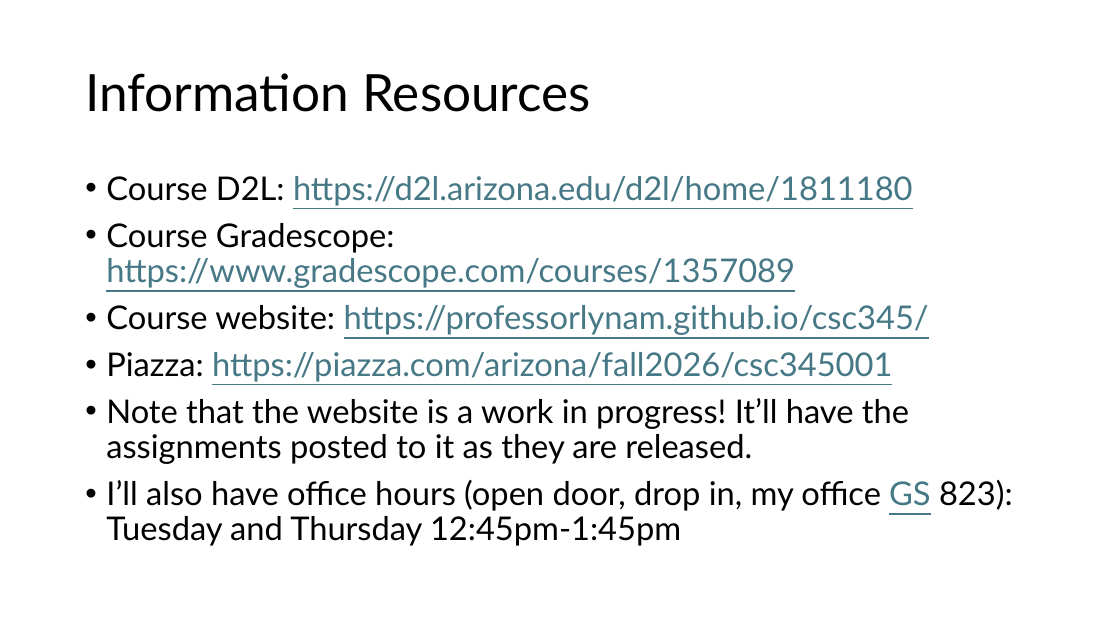
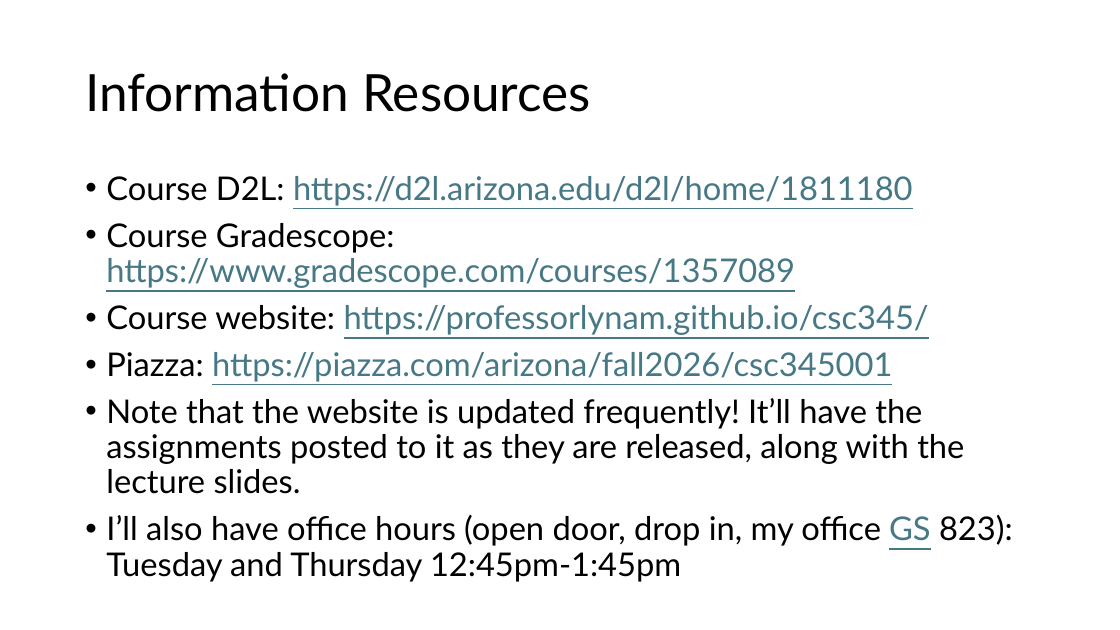
Before and after one commit to professorlynam/csc345, a slide deck: slide 5 of Syllabus Presentation.pptx. Drawn at 1120x630 pixels with LibreOffice and Linux fonts; fonts in the diff are those of the drawing. Boxes give left, top, right and bottom in pixels: in the first picture for what was removed or moved away, otherwise in the second. Text is boxed around its words. In the diff, an @@ line names an element or a change of style, - is before the commit and + after.

```diff
--- a/Syllabus Presentation.pptx
+++ b/Syllabus Presentation.pptx
@@ text at [106, 398, 964, 494]: text changed @@
-• Note that the website is a work in progress! It’ll have the assignments posted to it as they are released.
+• Note that the website is updated frequently! It’ll have the assignments posted to it as they are released, along with the lecture slides.
```
Also in this commit, not shown: 2 other slides changed, 2 other files.
